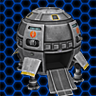
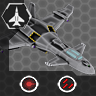
Layered file, before and after one edit (w=96, h=96). Changes by layer:
showed group "Roles" (4 layers) over 1, 3, 95, 73
showed group "Equipment" (9 layers) over 3, 4, 94, 71
showed group "Weaponry" (4 layers) over 1, 75, 77, 94
showed "Smart Missile" over 57, 75, 77, 94
showed "Turret Foreground" over 0, 0, 96, 96
added layer "Stuka" in group "Aero" over 0, 1, 96, 75
hid "Union" over 11, 7, 90, 96
showed "hex" over 0, 0, 96, 96
hid "outpost & upgrade" over 0, 0, 96, 96